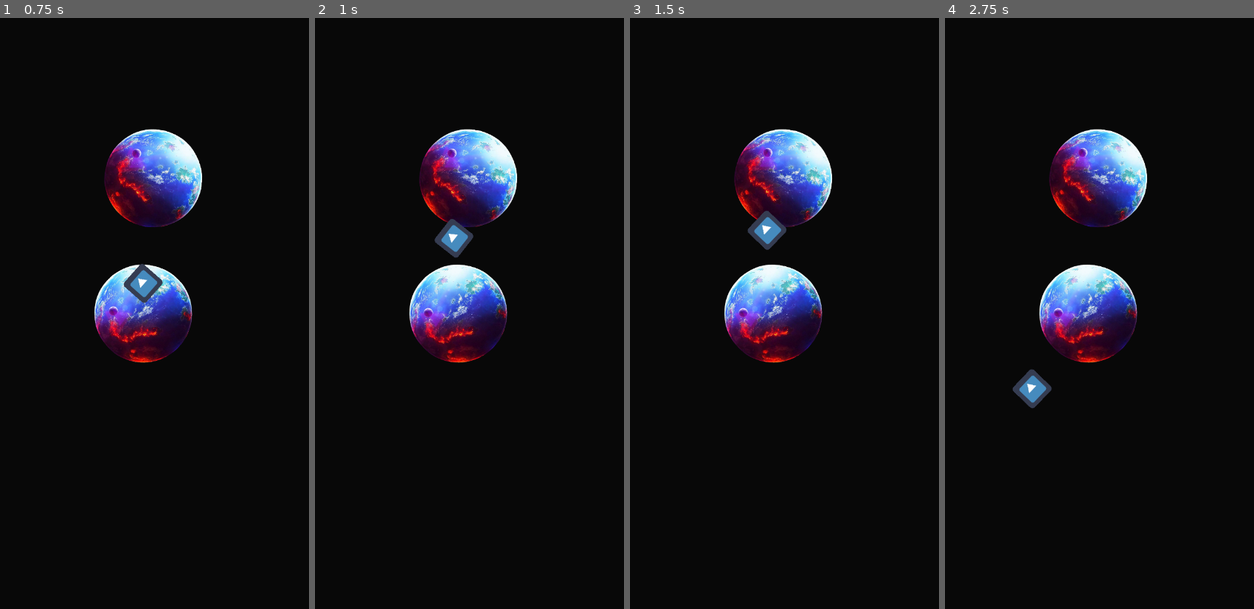
Above: before the commit, frames 1-4 (left to right).
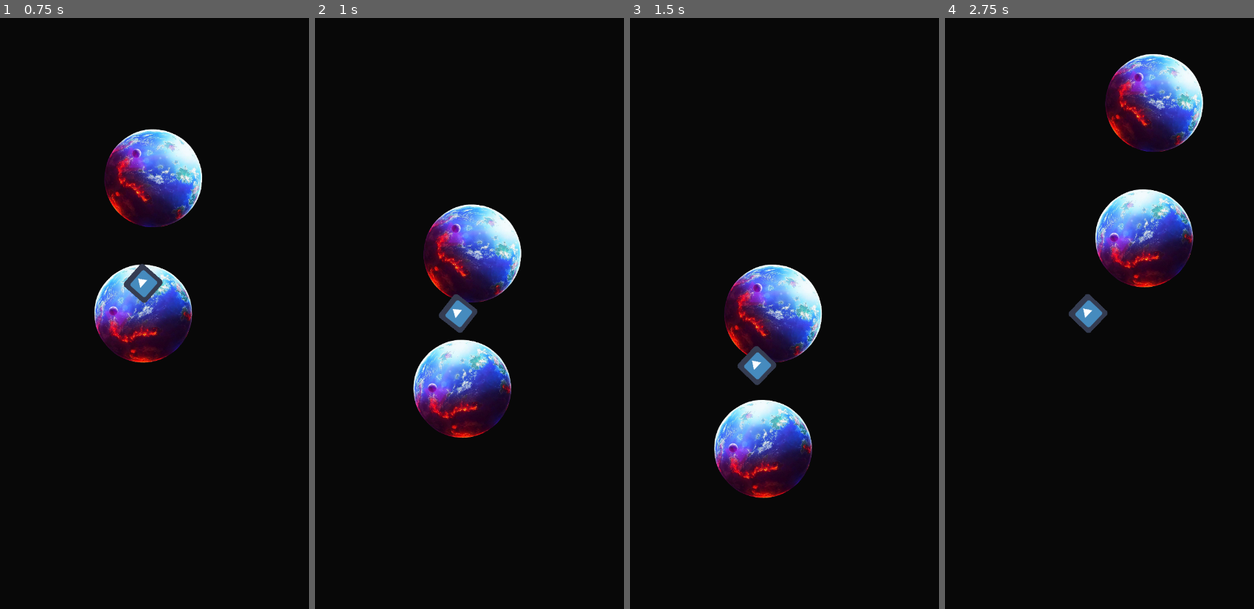
Above: after the commit, the same moments.

Repository: patryelt/RootOfEvil
Game: Godot game, scene res://scenes/Game.tscn
Same seed, same stepped clock (60 frames per second), same inputs: the game is played once before the commit and once after it. The engine's default icon, where the game draws it, is replaced by a stand-in: a white triangle on a blue panel in a dark square.
Inputs:
- Up to frame 1 (0.75 s): no input
- Up to frame 2 (1 s): tap Space (jump) at 0.77 s
- Up to frame 3 (1.5 s): no input
- Up to frame 4 (2.75 s): tap Space (jump) at 1.52 s

Frame 1 is identical in both runs. In frame 2, 14% of the frame differs, in the area x 30-67%, y 18-72%; in frame 3, 13%; in frame 4, 16%, in the area x 21-84%, y 6-66%.

Commit message:
Fix initial camera attachment bug

Diff:
--- a/scenes/Planet.gd
+++ b/scenes/Planet.gd
@@ -12,6 +12,7 @@
 # Called when the node enters the scene tree for the first time.
 func _ready():
 	rotationPlayer.playback_speed = 0.01 + rotationPlayer.playback_speed * rotation_speed * direction
+	_camera = find_node("Camera2D")
 
 func leave_planet():
 	rotationPlayer.playback_active = false
--- a/scenes/Player/Player.gd
+++ b/scenes/Player/Player.gd
@@ -8,7 +8,6 @@
 
 func _ready():
 	planet = get_parent()
-	_attach_camera(planet.find_node("Camera2D"))
 
 func _get_jump_direction():
 	var up_direction = (global_position - planet.global_position).normalized()
